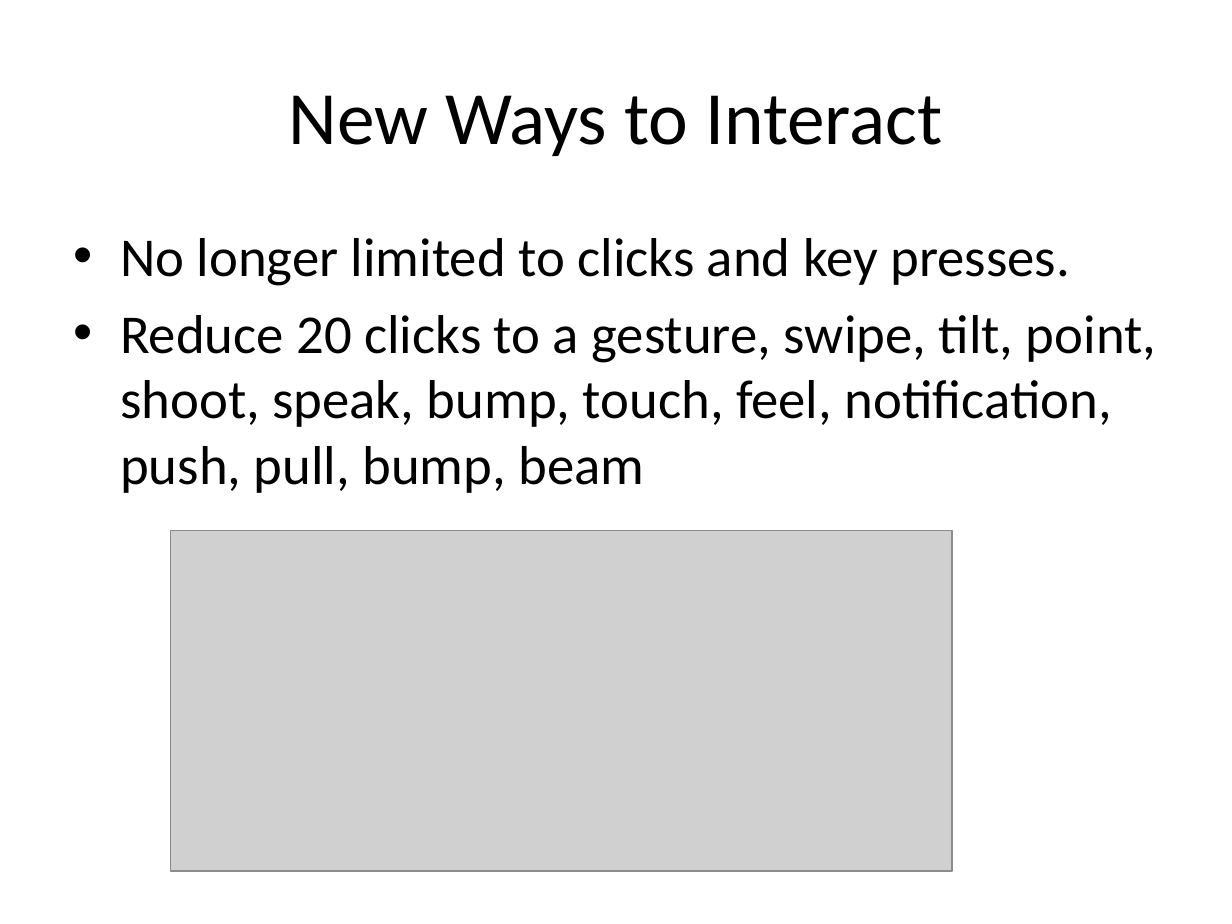
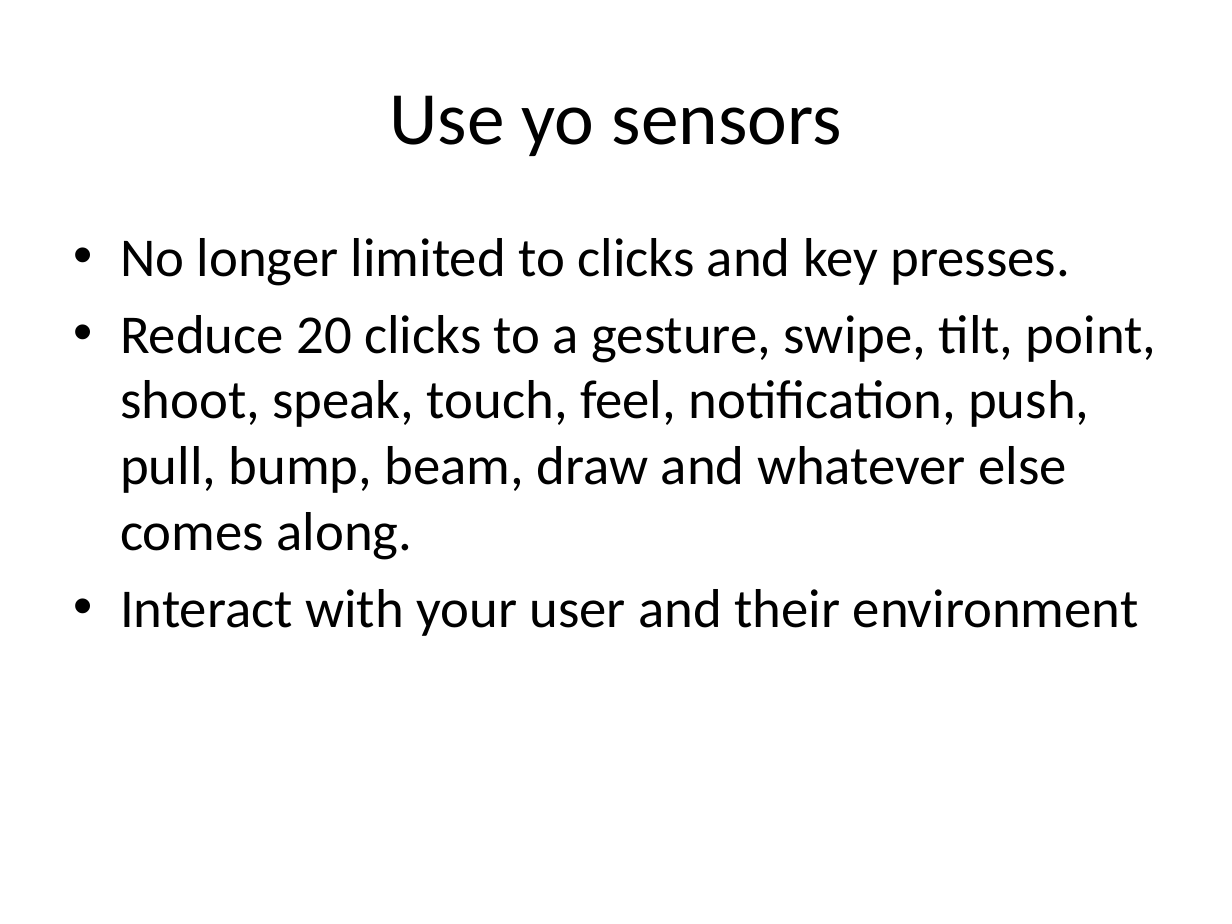
Before and after one commit to dayelostraco/SuperHappyDevDay, a slide deck: slide 27 of SHDD Mobile Presentation.pptx (slide 20 before the commit). Drawn at 1232x924 pixels with LibreOffice and Linux fonts; fonts in the diff are those of the drawing; grey boxes stand for pictures. Boxes give left, top, right and bottom in pixels: in the first picture for what was removed or moved away, otherwise in the second. Text is boxed around its words. In the diff, an @@ line names an element or a change of style, - is before the commit and + after.

```diff
--- a/SHDD Mobile Presentation.pptx
+++ b/SHDD Mobile Presentation.pptx
@@ title at (390, 95, 842, 156): text changed @@
-New Ways to Interact
+Use yo sensors
@@ text at (120, 315, 1156, 636): text changed @@
-• Reduce 20 clicks to a gesture, swipe, tilt, point, shoot, speak, bump, touch, feel, notification, push, pull, bump, beam
+• Reduce 20 clicks to a gesture, swipe, tilt, point, shoot, speak, touch, feel, notification, push, pull, bump, beam, draw and whatever else comes along.
+• Interact with your user and their environment
@@ picture removed at (170, 530, 952, 871) @@
```
Also in this commit, not shown: 19 other slides changed, 7 slides added, 1 slide removed.
